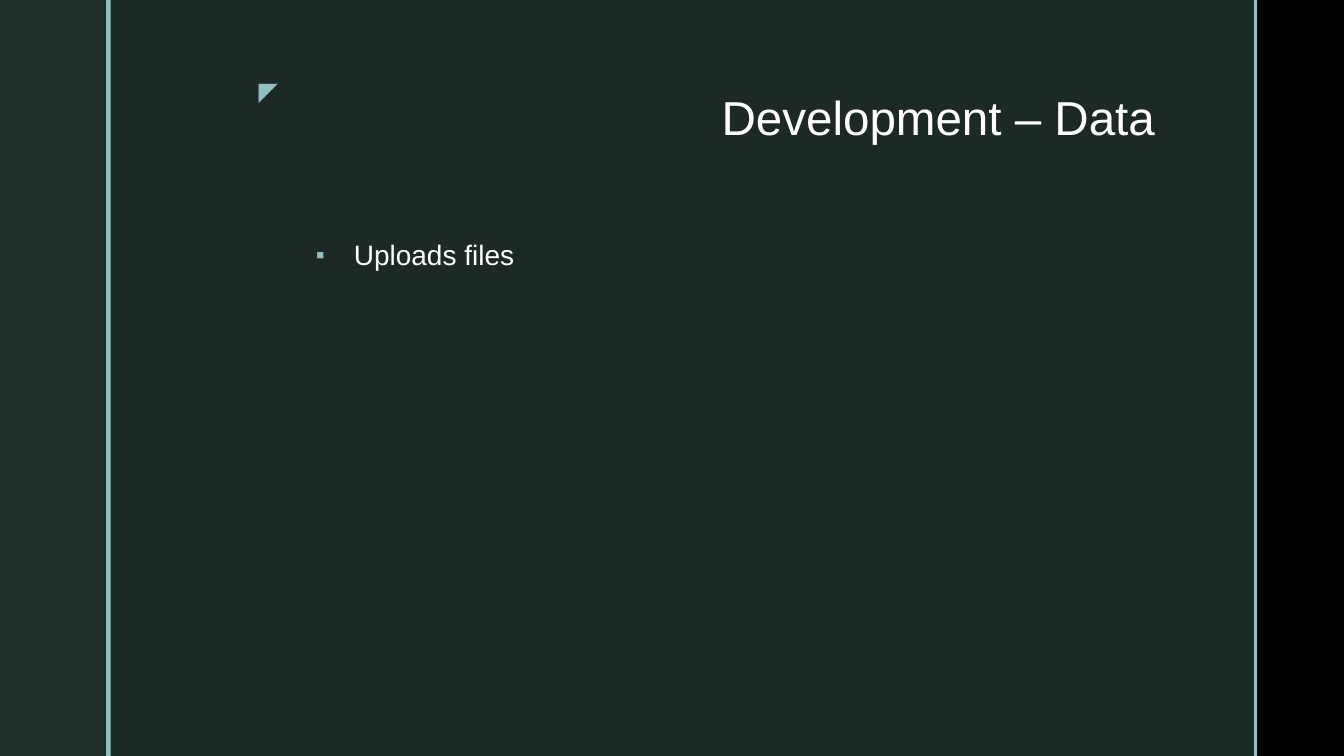
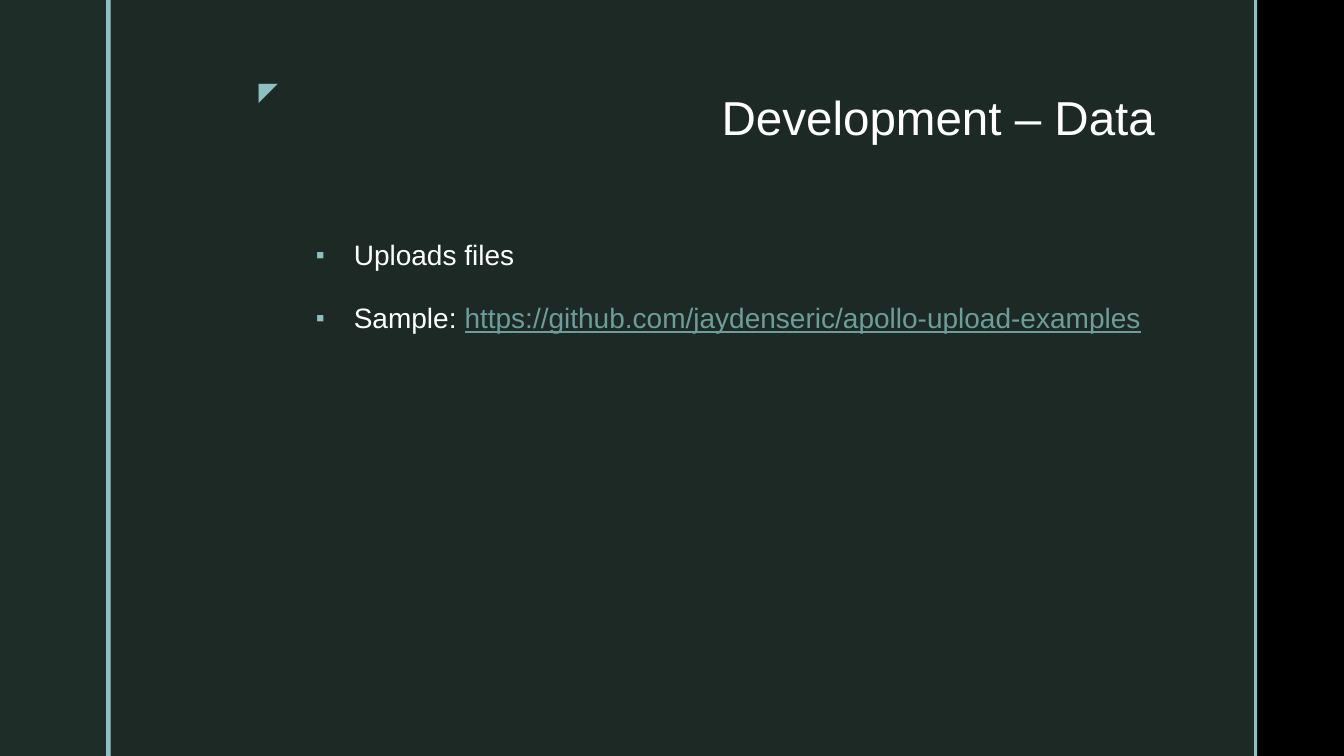
Before and after one commit to dtvu94/Apollo-Server-Client, a slide deck: slide 18 of Docs/Apollo_Server.pptx (slide 16 before the commit). Drawn at 1344x756 pixels with LibreOffice and Linux fonts; fonts in the diff are those of the drawing; background and template pictures are left out. Boxes give left, top, right and bottom in pixels: in the first picture for what was removed or moved away, otherwise in the second. Text is boxed around its words. In the diff, an @@ line names an element or a change of style, - is before the commit and + after.

Commit message:
Complete slide for Apollo Server

```diff
--- a/Docs/Apollo_Server.pptx
+++ b/Docs/Apollo_Server.pptx
@@ text at (x1=354, y1=307, x2=1141, y2=333): paragraph added @@
+▪ Sample: https://github.com/jaydenseric/apollo-upload-examples
```
Also in this commit, not shown: 10 other slides changed, 15 slides added, 1 slide removed, 11 other files.
